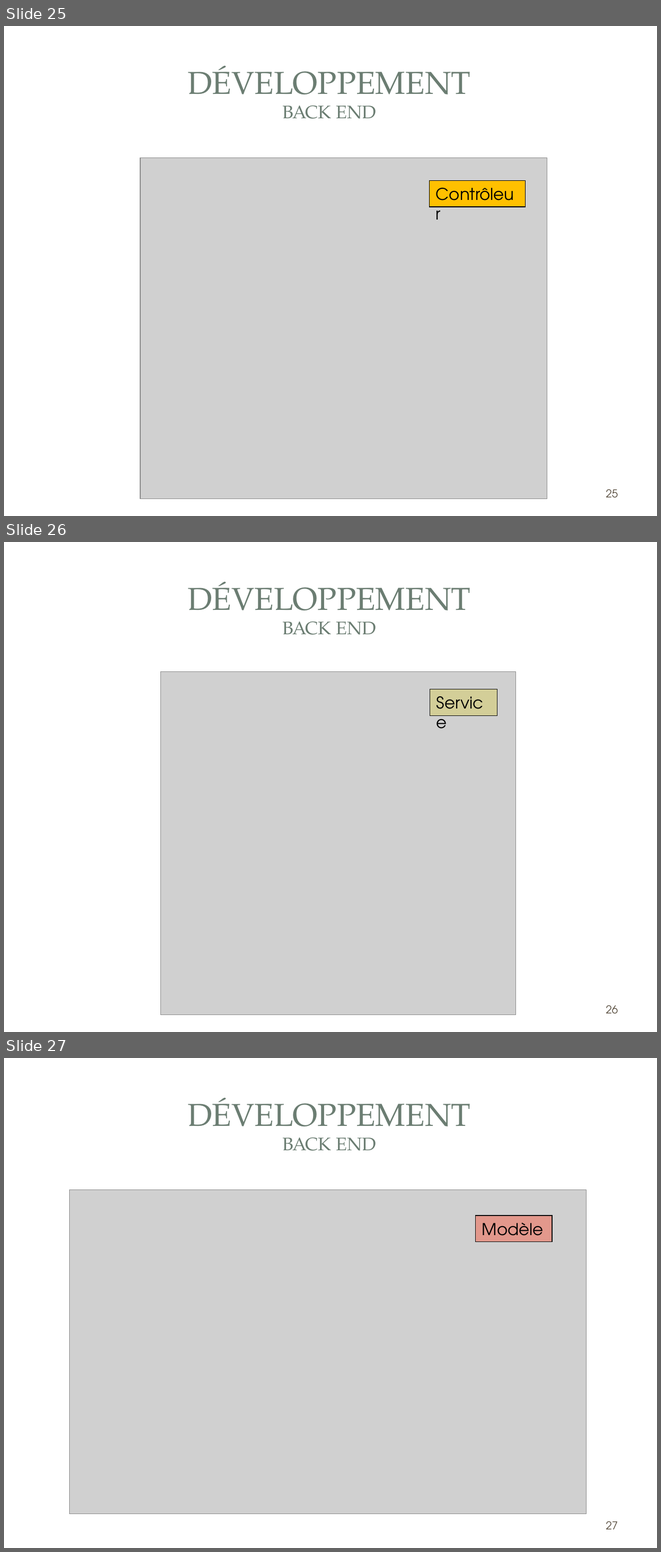
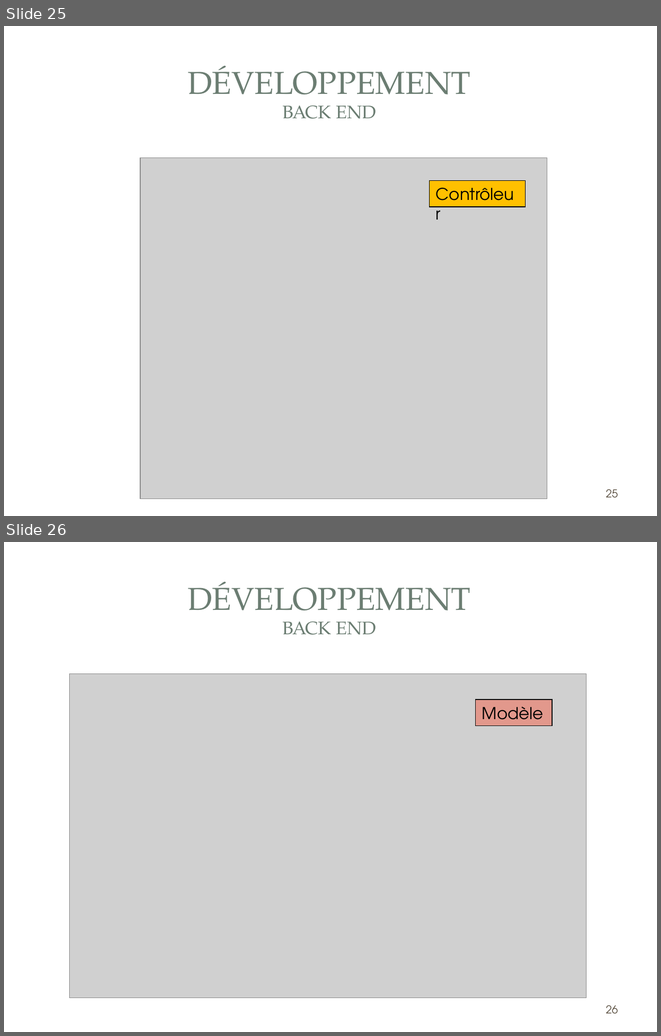
Before and after one commit to gestionsAbsences/gestionAbsences, a slide deck: Projet/Dossier/Fred/COURIOL_Fred_Présentation.ppt. Shown one above the other, each under a label of ours: slides 25, 26 and 27 before the commit, slides 25 and 26 after it. The pictures are 661x1552 and 661x1036 pixels, drawn with LibreOffice and Linux fonts; fonts in the diff are those of the drawing; grey boxes stand for pictures; background and template pictures are left out. Boxes give left, top, right and bottom in pixels: in the first picture for what was removed or moved away, otherwise in the second. Text is boxed around its words. In the diff, an @@ line names an element or a change of style, - is before the commit and + after.

```diff
--- a/Projet/Dossier/Fred/COURIOL_Fred_Présentation.ppt
+++ b/Projet/Dossier/Fred/COURIOL_Fred_Présentation.ppt
@@ slide 26 removed at [4,542,657,1032], background picture (left out); not listed: 2 template elements that a slide beside it also shows @@
@@ title removed at [188,582,471,635] @@
-DÉVELOPPEMENT
-BACK END
@@ picture removed at [161,672,515,1015] @@
@@ rectangle removed at [430,689,497,715] @@
-Service
@@ page number removed at [606,1005,618,1014] @@
-26
@@ what was slide 27 is now slide 26 @@
@@ page number at [606,1005,618,1014]: text changed @@
-27
+26
```
Also in this commit, not shown: 7 slides changed, 3 slides added, 2 other slides removed, 9 other files.
